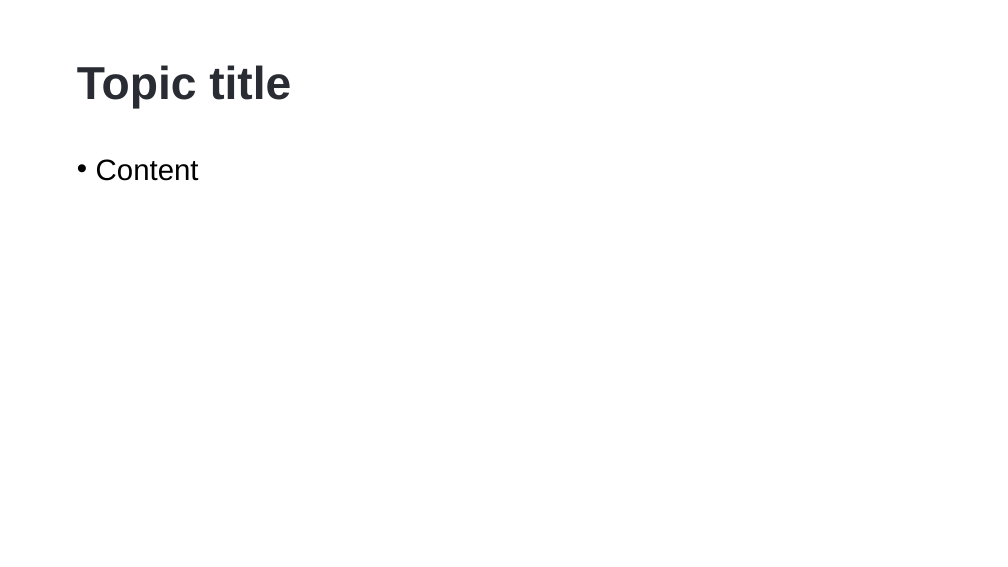
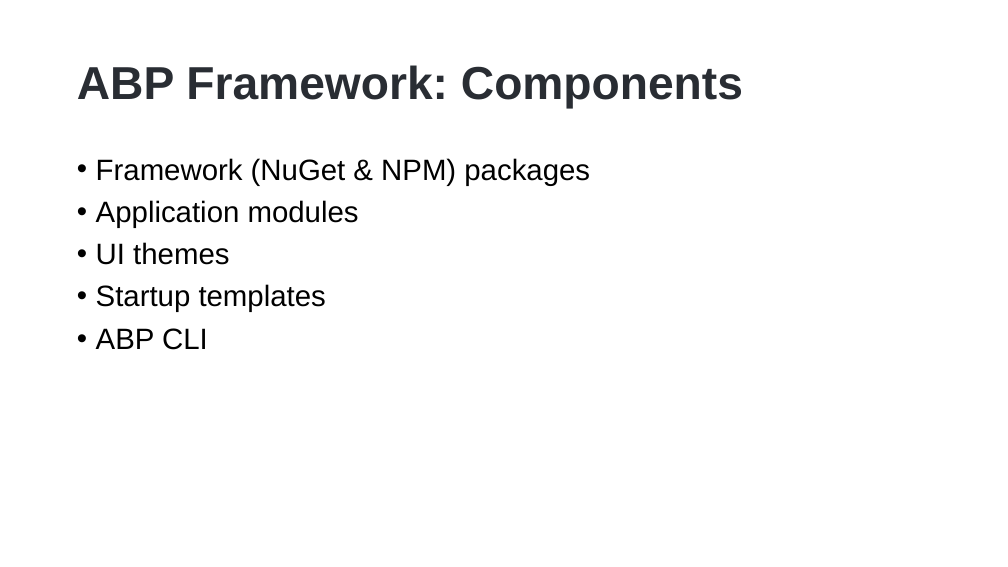
Before and after one commit to hikalkan/presentations, a slide deck: slide 11 of 2023-01-17 Dotnet Foundation Summit 2023/ABP Multi-Tenancy.pptx. Drawn at 1008x567 pixels with LibreOffice and Linux fonts; fonts in the diff are those of the drawing; background and template pictures are left out. Boxes give left, top, right and bottom in pixels: in the first picture for what was removed or moved away, otherwise in the second. Text is boxed around its words. In the diff, an @@ line names an element or a change of style, - is before the commit and + after.

```diff
--- a/2023-01-17 Dotnet Foundation Summit 2023/ABP Multi-Tenancy.pptx
+++ b/2023-01-17 Dotnet Foundation Summit 2023/ABP Multi-Tenancy.pptx
@@ title at (77,65,743,109): text changed @@
-Topic title
+ABP Framework: Components
@@ text at (96,158,590,350): text changed @@
-• Content
+• Framework (NuGet & NPM) packages
+• Application modules
+• UI themes
+• Startup templates
+• ABP CLI
```
Also in this commit, not shown: 2 other slides changed, 5 slides added, 5 slides removed.
